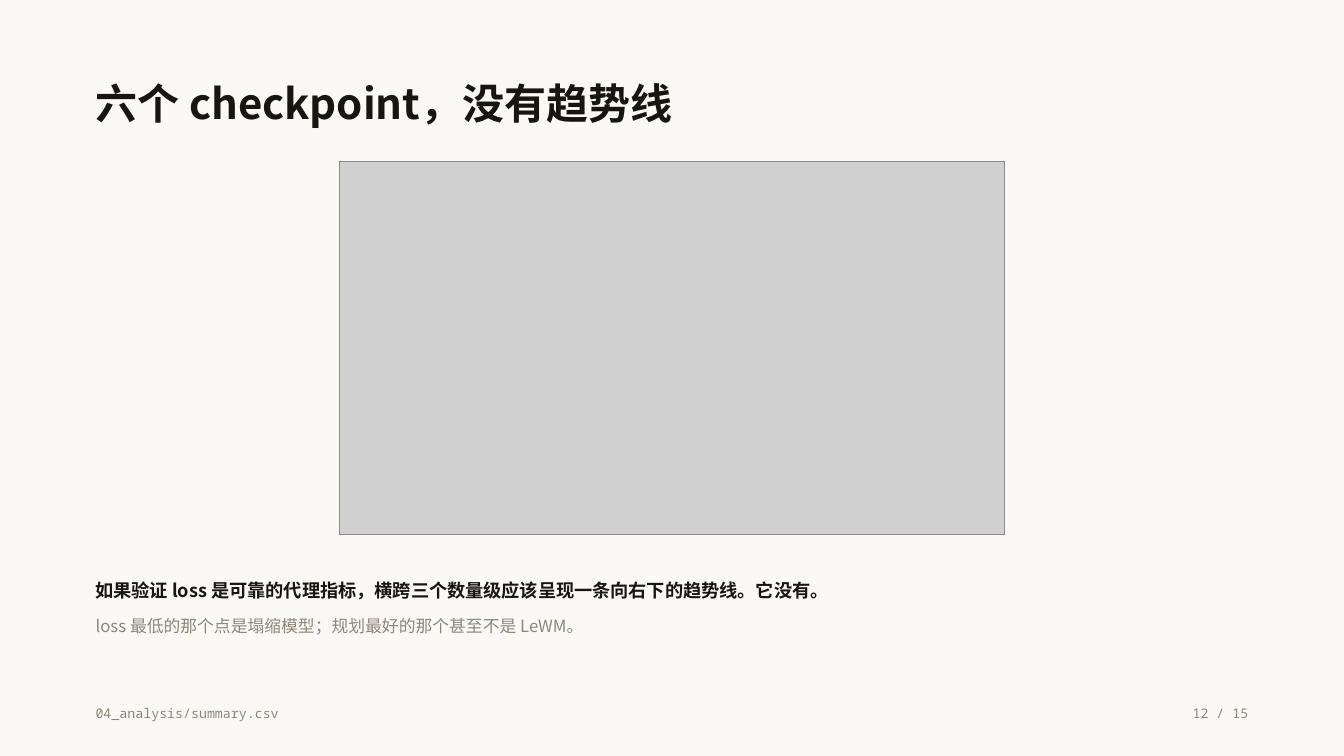
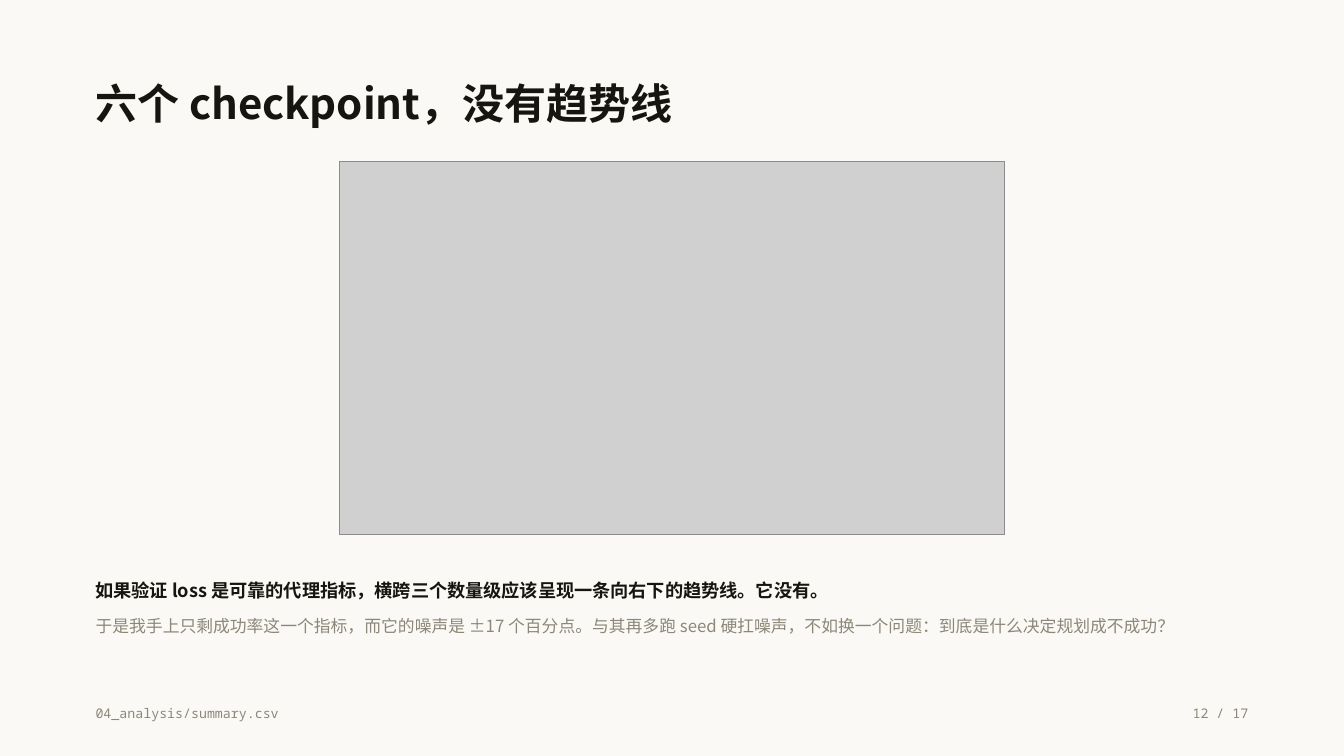
Before and after one commit to ZephyrFinn/world-models-study, a slide deck: slide 12 of slides/世界模型的两条路线.pptx. Drawn at 1344x756 pixels with LibreOffice and Linux fonts; fonts in the diff are those of the drawing; grey boxes stand for pictures. Boxes give left, top, right and bottom in pixels: in the first picture for what was removed or moved away, otherwise in the second. Text is boxed around its words. In the diff, an @@ line names an element or a change of style, - is before the commit and + after.

```diff
--- a/slides/世界模型的两条路线.pptx
+++ b/slides/世界模型的两条路线.pptx
@@ text at [96, 618, 1175, 634]: text changed @@
-loss 最低的那个点是塌缩模型；规划最好的那个甚至不是 LeWM。
+于是我手上只剩成功率这一个指标，而它的噪声是 ±17 个百分点。与其再多跑 seed 硬扛噪声，不如换一个问题：到底是什么决定规划成不成功？
@@ text at [1193, 708, 1248, 718]: text changed @@
-12 / 15
+12 / 17
```
Also in this commit, not shown: 13 other slides changed, 3 slides added, 1 slide removed, 4 other files.
